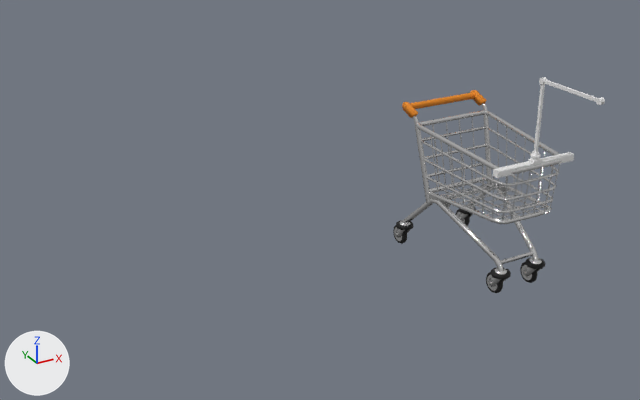
The Blender file Art/Models/cart.blend: old version first, new version second.
One viewpoint serves both versions: a camera (50 mm lens) standing at (-6.89, -8.36, 5.53) and looking at (-2.51, -0.41, 1.56). Every picture has the same lights, and +X, +Y and +Z are marked at lower left.
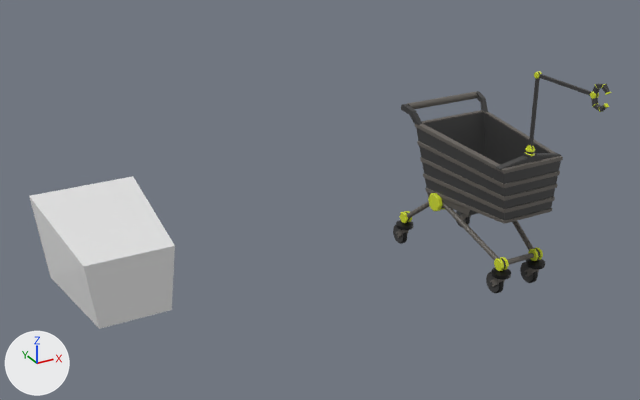
The change, as a diff of the scene's bpy script:
```diff
--- a/Art/Models/cart.blend.py
+++ b/Art/Models/cart.blend.py
@@ me_cube_001 @@
-me_cube_001.from_pydata(...)  # 68 vertices, 56 faces; spans x -0.574..0.574, y -0.045..0.045, z 1.814..1.97
+me_cube_001.from_pydata(...)  # 54 vertices, 43 faces; spans x 0.0..0.465, y -0.045..0.045, z -0.016..0.14
+# me_cube_001 part 1: 68 vertices removed from x -0.574..0.574, y -0.045..0.045, z 1.814..1.97
+# me_cube_001 part 2: 54 vertices added at x 0.0..0.465, y -0.045..0.045, z -0.016..0.14
+me_cube_001.materials.append(mat_greymetal)  # black #3d3d3d
@@ me_cube_002 @@
 me_cube_002.from_pydata(...)  # 8 vertices, 6 faces; spans x -0.007..0.007, y -0.009..0.009, z -0.205..0.205
+me_cube_002.materials.append(mat_greymetal)  # black #3d3d3d
@@ me_cube_003 @@
 me_cube_003.from_pydata(...)  # 8 vertices, 6 faces; spans x -0.007..0.007, y -0.009..0.009, z -0.205..0.205
+me_cube_003.materials.append(mat_greymetal)  # black #3d3d3d
@@ me_cube_005 @@
+me_cube_005.from_pydata([(0.36, -1.04, 1.04), (0.44, -1.04, 1.73), (0.5, 0.34, 0.97), (0.56, 0.59, 1.84), (0.0, 0.34, 0.97), (0.0, 0.59, 1.84), (0.0, -1.04, 1.04), (0.0, -1.04, 1.73)], [], [(4, 5, 3, 2), (2, 3, 1, 0), (4, 2, 0, 6), (3, 5, 7, 1), (0, 1, 7, 6)])
@@ ob_einkaufswagen @@
 ob_einkaufswagen.location = (0.0, 0.0, 0.0)
+ob_einkaufswagen.hide_set(True)
@@ ob_cube @@
 ob_cube = bpy.data.objects.new('Cube', me_cube_001)
-ob_cube.location = (0.0, -1.059, -0.131)
+ob_cube.location = (0.0, -0.965, 1.74)
+_m = ob_cube.modifiers.new('Mirror', 'MIRROR')
@@ ob_cube_001 @@
 ob_cube_001 = bpy.data.objects.new('Cube.001', me_cube_002)
-ob_cube_001.location = (0.0, -1.059, 2.313)
+ob_cube_001.location = (0.0, -0.965, 2.356)
 ob_cube_001.scale = (2.11, 2.11, 2.11)
@@ ob_cylinder_001 @@
 ob_cylinder_001 = bpy.data.objects.new('Cylinder.001', me_cylinder_001)
-ob_cylinder_001.location = (0.0, -1.059, 2.744)
+ob_cylinder_001.location = (0.0, -0.965, 2.787)
 ob_cylinder_001.scale = (0.137, 0.137, 0.137)
@@ ob_cube_002 @@
 ob_cube_002 = bpy.data.objects.new('Cube.002', me_cube_003)
-ob_cube_002.location = (0.0, -1.496, 2.744)
+ob_cube_002.location = (0.0, -1.403, 2.787)
 ob_cube_002.rotation_euler = (1.571, 0.0, 0.0)  # degrees (90, 0, 0)
@@ ob_cylinder_002 @@
 ob_cylinder_002 = bpy.data.objects.new('Cylinder.002', me_cylinder_002)
-ob_cylinder_002.location = (0.0, -1.938, 2.744)
+ob_cylinder_002.location = (0.0, -1.844, 2.787)
 ob_cylinder_002.scale = (0.137, 0.137, 0.137)
@@ ob_cylinder_011 @@
+ob_cylinder_011 = bpy.data.objects.new('Cylinder.011', me_cylinder_012)  # a 32-sided cylinder along z spanning x -0.0331..0.0331, y -0.0331..0.0331, z -0.0331..0.0331; in mat_accent (dark grey #66625c)
+ob_cylinder_011.location = (0.0, -0.954, 0.437)
+ob_cylinder_011.rotation_euler = (0.0, -1.571, 0.0)  # degrees (0, -90, 0)
+ob_cylinder_011.scale = (1.0, 1.0, 7.02)
@@ ob_cylinder_009 @@
+ob_cylinder_009 = bpy.data.objects.new('Cylinder.009', me_cylinder_009)  # 160 vertices, 148 faces; spans x 1.59..4.29, y -7.57..6.11, z 2.61..3.82; in mat_greymetal (black #3d3d3d), mat_silvermetal (yellow #d0dd2c); modifiers MIRROR
+ob_cylinder_009.location = (0.0, 0.0, 0.0)
+ob_cylinder_009.scale = (0.137, 0.137, 0.137)
@@ ob_cylinder_008 @@
+ob_cylinder_008 = bpy.data.objects.new('Cylinder.008', me_cylinder_008)  # 80 vertices, 74 faces; spans x 2.6..3.88, y -0.92..0.92, z -0.92..0.92; in mat_greymetal (black #3d3d3d), mat_silvermetal (yellow #d0dd2c); modifiers MIRROR
+ob_cylinder_008.location = (0.0, 0.151, 0.889)
+ob_cylinder_008.scale = (0.137, 0.137, 0.137)
@@ ob_cylinder_007 @@
+ob_cylinder_007 = bpy.data.objects.new('Cylinder.007', me_cylinder_007)  # 128 vertices, 68 faces; spans x 0.24..0.56, y -0.92..0.73, z 0.42..0.93; in mat_accent (dark grey #66625c); modifiers MIRROR
+ob_cylinder_007.location = (0.0, 0.0, 0.0)
@@ ob_cylinder_006 @@
+ob_cylinder_006 = bpy.data.objects.new('Cylinder.006', me_cylinder_006)  # 432 vertices, 368 faces; spans x 0.17..0.433, y -0.24..0.152, z -0.152..0.28; in mat_rubber (black #000000), mat_greymetal (black #3d3d3d), mat_accent (dark grey #66625c); modifiers MIRROR
+ob_cylinder_006.location = (0.0, -0.869, 0.141)
+ob_cylinder_006.scale = (0.91, 0.91, 0.91)
@@ ob_cylinder_005 @@
+ob_cylinder_005 = bpy.data.objects.new('Cylinder.005', me_cylinder_005)  # 432 vertices, 368 faces; spans x 0.46..0.722, y -0.24..0.152, z -0.152..0.28; in mat_rubber (black #000000), mat_greymetal (black #3d3d3d), mat_accent (dark grey #66625c); modifiers MIRROR
+ob_cylinder_005.location = (0.0, 0.864, 0.141)
+ob_cylinder_005.scale = (0.91, 0.91, 0.91)
@@ ob_cube_005 @@
+ob_cube_005 = bpy.data.objects.new('Cube.005', me_cube_006)  # 20 vertices, 16 faces; spans x 0.503..0.618, y -0.138..0.196, z -0.154..0.072; in mat_greymetal (black #3d3d3d); modifiers MIRROR
+ob_cube_005.location = (0.0, 0.649, 1.966)
@@ ob_cylinder_004 @@
+ob_cylinder_004 = bpy.data.objects.new('Cylinder.004', me_cylinder_004)  # 64 vertices, 34 faces; spans x -0.533..0.563, y -0.046..0.047, z -0.057..0.036; in mat_accent (dark grey #66625c)
+ob_cylinder_004.location = (0.0, 0.807, 2.007)
@@ ob_cube_004 @@
+ob_cube_004 = bpy.data.objects.new('Cube.004', me_cube_005)  # modifiers MIRROR
+ob_cube_004.location = (-4.878, 0.0, 0.0)
@@ ob_cube_003 @@
+ob_cube_003 = bpy.data.objects.new('Cube.003', me_cube_004)  # 118 vertices, 104 faces; spans x 0.0..0.57, y -1.05..0.6, z 0.86..1.85; in mat_greymetal (black #3d3d3d), mat_accent (dark grey #66625c); modifiers MIRROR
+ob_cube_003.location = (0.0, 0.0, 0.0)
@@ ob_grabber @@
+ob_grabber = bpy.data.objects.new('Grabber', me_cube)  # 96 vertices, 90 faces; spans x -0.026..0.026, y -0.188..0.036, z 0.025..0.15; in mat_greymetal (black #3d3d3d), mat_silvermetal (yellow #d0dd2c); modifiers MIRROR
+ob_grabber.location = (0.0, -1.858, 2.788)
```

Pixel boxes [x1, y1, x2, y2] of what changed, in the pictures (640 x 400 px):
'Cube.004', added
    after: [29, 176, 175, 329]
'Cube.003', added (black)
    after: [415, 110, 563, 224]
'Einkaufswagen', hidden
    before: [393, 90, 562, 293]
'Cube', reshaped, moved, modifiers changed
    before: [493, 152, 574, 178]
    after: [496, 153, 561, 170]
'Cylinder.006', added (black)
    after: [486, 259, 545, 293]
'Cylinder.007', added
    after: [407, 201, 534, 261]
'Cube.001', recoloured, moved
    before: [534, 83, 545, 152]
    after: [529, 78, 540, 147]
'Cylinder.004', added
    after: [407, 92, 477, 109]
'Cube.002', recoloured, moved
    before: [544, 80, 597, 102]
    after: [539, 74, 591, 96]
'Cylinder.005', added (black)
    after: [393, 211, 471, 244]
'Cylinder.009', added
    after: [400, 211, 543, 271]
'Cube.005', added
    after: [401, 91, 488, 125]
'Grabber', added
    after: [591, 84, 611, 112]
'Cylinder.008', added
    after: [428, 193, 445, 211]
'Cylinder.011', added
    after: [507, 253, 534, 264]
'Cylinder.002', moved
    before: [596, 97, 605, 105]
    after: [590, 92, 599, 99]
'Cylinder.001', moved
    before: [539, 77, 547, 84]
    after: [534, 71, 542, 79]
part 1 of me_cube_001, deleted
    before: [493, 152, 574, 178]
part 2 of me_cube_001, added
    after: [496, 153, 561, 170]
